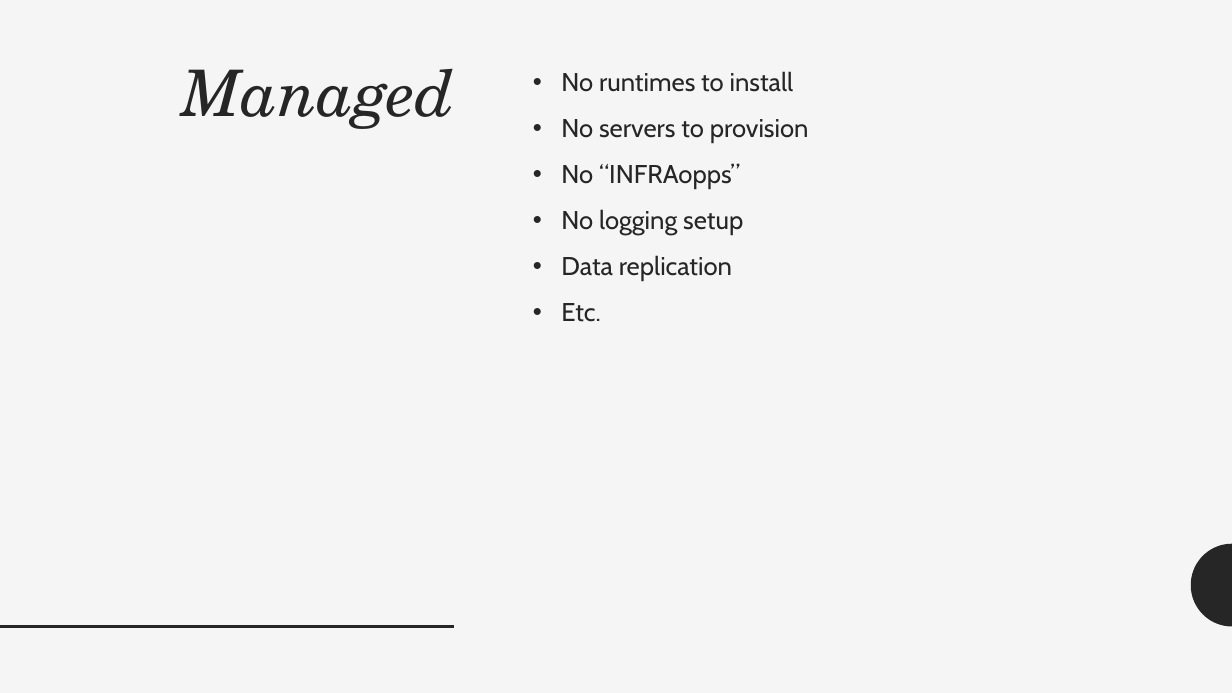
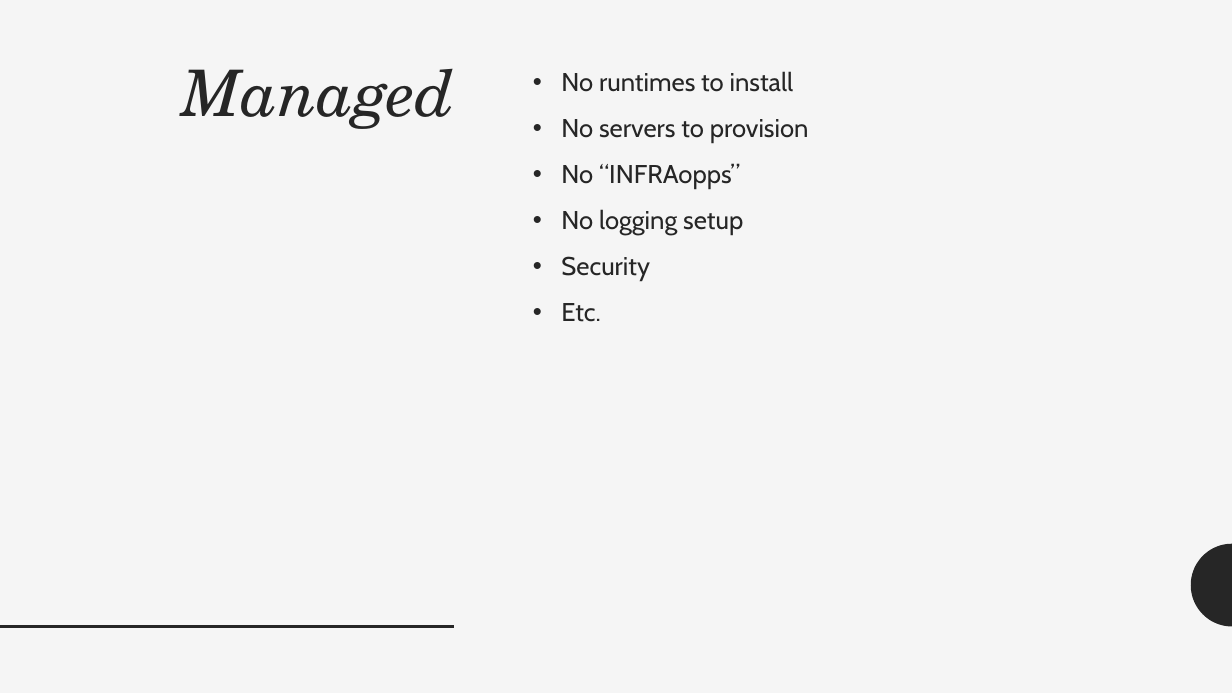
Before and after one commit to adrianpomilio/going-serverless, a slide deck: slide 10 of going-serverless-2017.pptx (slide 11 before the commit). Drawn at 1232x693 pixels with LibreOffice and Linux fonts; fonts in the diff are those of the drawing. Boxes give left, top, right and bottom in pixels: in the first picture for what was removed or moved away, otherwise in the second. Text is boxed around its words. In the diff, an @@ line names an element or a change of style, - is before the commit and + after.

```diff
--- a/going-serverless-2017.pptx
+++ b/going-serverless-2017.pptx
@@ text at (561,256,650,281): text changed @@
-• Data replication
+• Security
```
Also in this commit, not shown: 3 other slides changed.
